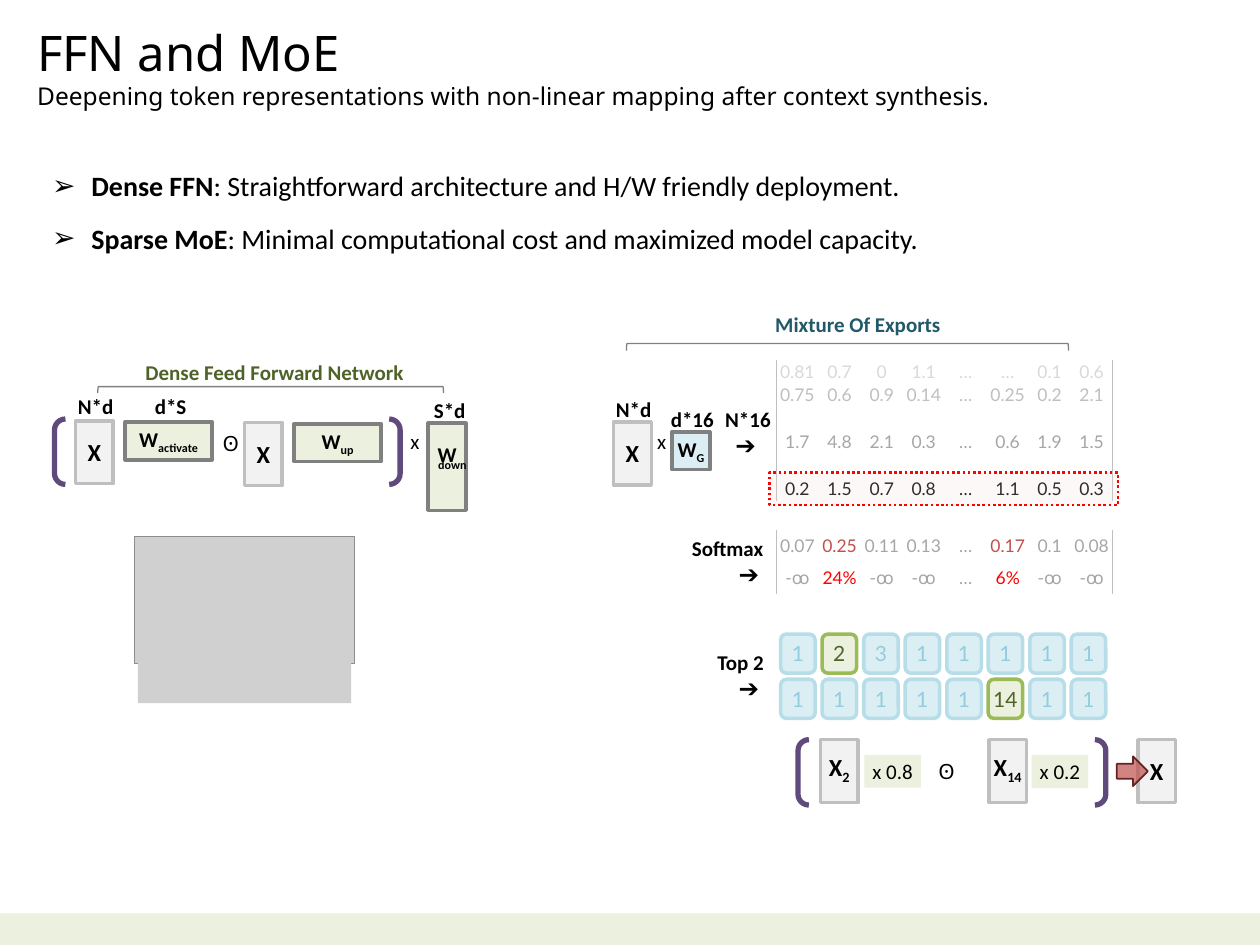
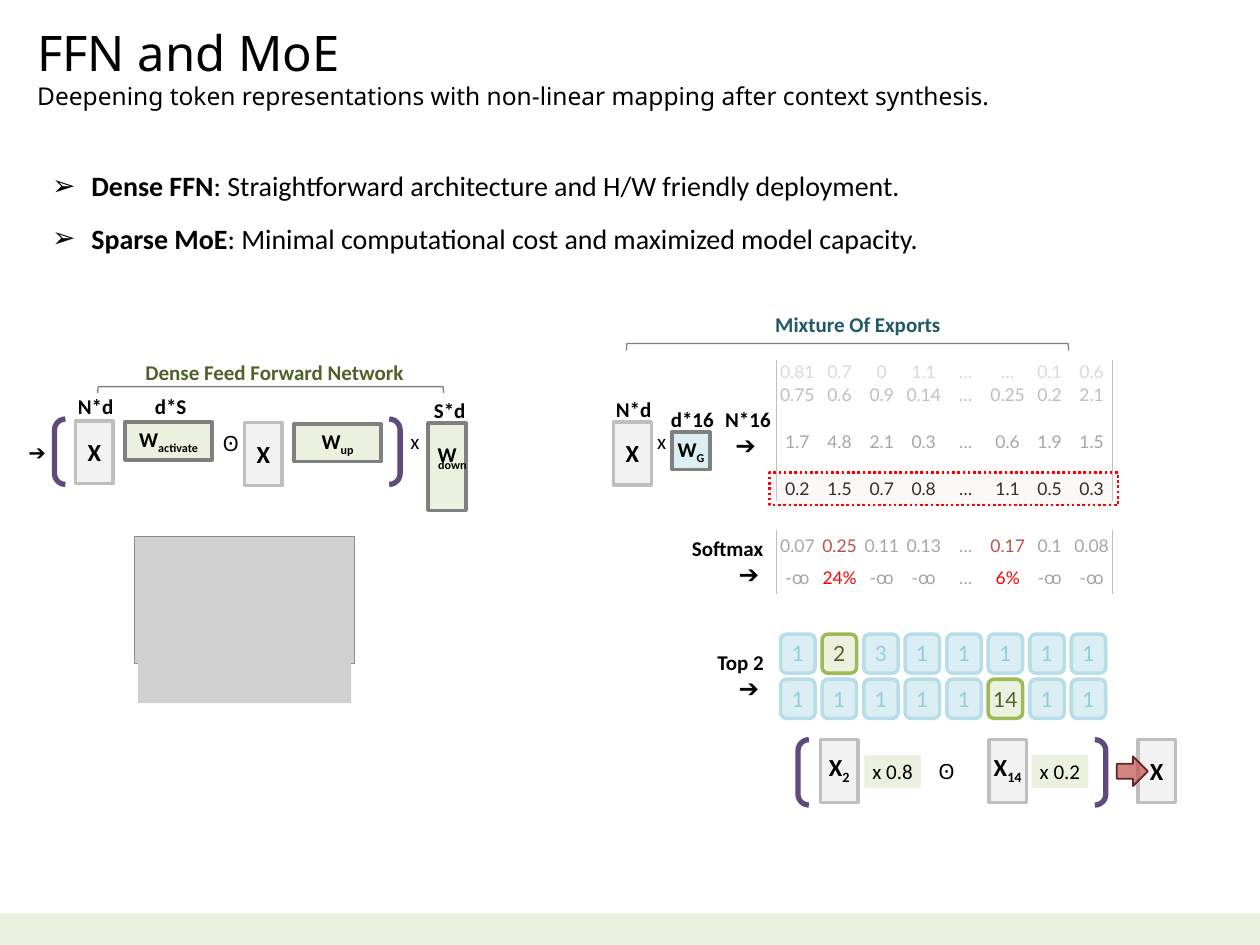
Before and after one commit to navibator/crazy-ai, a slide deck: slide 9 of ai-gemma.pptx (slide 12 before the commit). Drawn at 1260x945 pixels with LibreOffice and Linux fonts; fonts in the diff are those of the drawing; grey boxes stand for pictures. Boxes give left, top, right and bottom in pixels: in the first picture for what was removed or moved away, otherwise in the second. Text is boxed around its words. In the diff, an @@ line names an element or a change of style, - is before the commit and + after.

```diff
--- a/ai-gemma.pptx
+++ b/ai-gemma.pptx
@@ text added at bbox=[25, 440, 50, 465], 12 pt, text #000000 @@
+➔
```
Also in this commit, not shown: 4 other slides changed, 3 slides removed.
